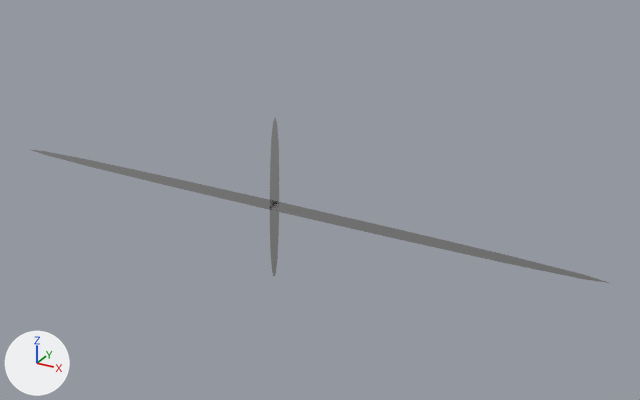
Two versions of the Blender file 01-Models/silverlining.blend, one commit apart.
One viewpoint serves both versions: a camera (50 mm lens) standing at (1.195, -1.9, 1.005) and looking at (0.115, 0.063, 0.023). Lighting does not change. The marker at lower left points along +X, +Y and +Z. The picture after the commit comes second.
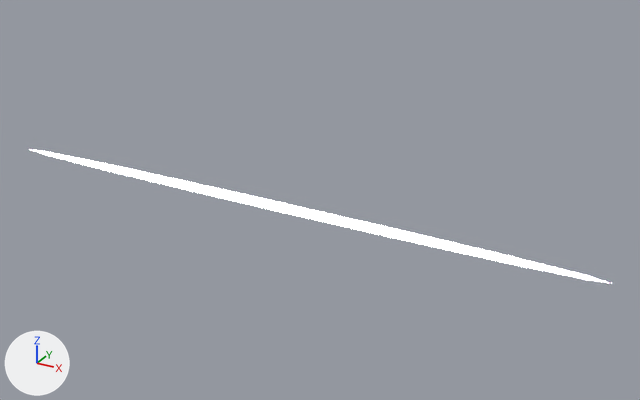
The newer file is also rescaled (x4.061) as a whole; pictures and numbers use the older file's frame.

Where the change shows, as pixel boxes [x1, y1, x2, y2] in the pictures (640 x 400 px):
'Plane', recoloured
    both: [29, 149, 609, 283]
'Plane.001', hidden
    before: [270, 118, 279, 276]

The change, as a list of edits to the scene's bpy script:
```text
Change mat_material_001:
    where n0 = _N.new('ShaderNodeOutputMaterial'); n0.name = 'Material Output'
    remove n1 = _N.new('ShaderNodeBsdfAnisotropic'); n1.name = 'Glossy BSDF'
    remove n1.distribution = 'GGX'
    remove n1.inputs[1].default_value = 0.0  # 'Roughness'
    remove _L.new(n1.outputs[0], n0.inputs[0])  # 'BSDF' to 'Surface'
    add n2 = _N.new('ShaderNodeEmission'); n2.name = 'Emission'
    add n2.inputs[0].default_value = (0.8, 0.8, 0.8, 1.0)  # 'Color', white #e7e7e7
    add n2.inputs[1].default_value = 50.0  # 'Strength'
    add _L.new(n2.outputs[0], n0.inputs[0])  # 'Emission' to 'Surface'
Change ob_plane_001:
    ob_plane_001.rotation_euler: (1.571, 1.602, 0.0) -> (0.0, 0.0, 0.0)  # degrees (90, 92, 0) -> degrees (0, 0, 0)
    ob_plane_001.location: (0.989, 0.0, -0.008) -> (0.0, 0.0, 0.0)
    ob_plane_001.scale: (0.265, 1.0, 1.0) -> (0.246, 0.246, 0.246)
    add ob_plane_001.hide_viewport = True
```
